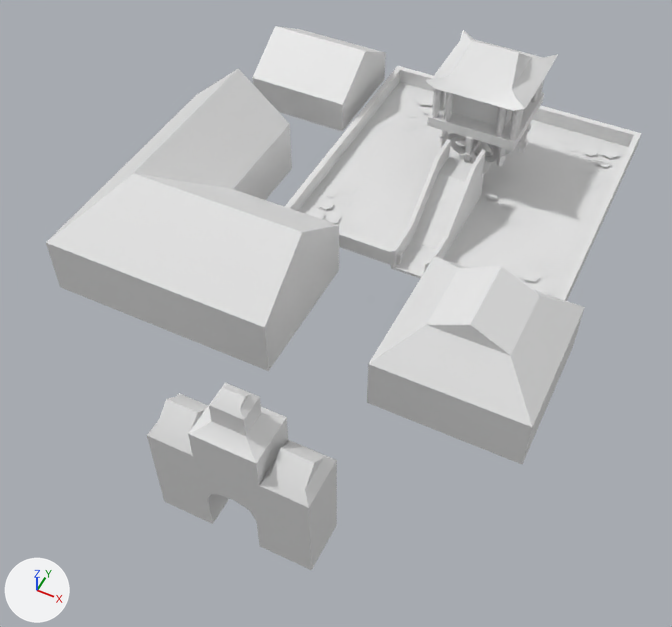
A saved change to the FBX model Assets/Assets/Environments/Meshes/Buildings/SM_Building_OnePillarPagoda.fbx.
Camera for both pictures: a 50 mm camera at (26.1, -71.5, 77.8) aimed at (-4.4, -10.4, 1.5). Every picture has the same lights, and +X, +Y and +Z are marked at lower left. The first picture is the older version. Where no turn or scale is listed for an object, it has been applied to the vertices.

Names of what the first picture shows: 'SM_Building_OnePillarPagoda'.
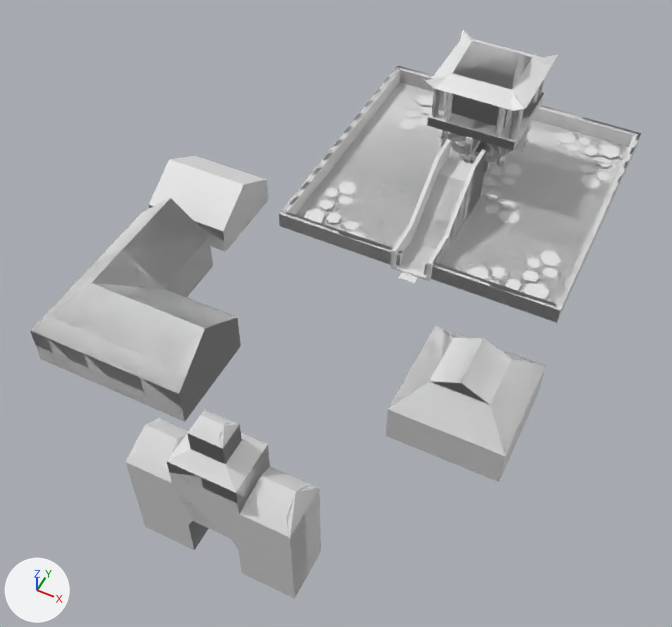
Commit message: Update One Pillar pagoda

Edits to the bpy script that builds the scene:
```text
Change me_plane:
    used by ob_sm_building_onepillarpagoda; location = (0.0, 0.0, 0.0)
    remove me_plane.from_pydata(...)  # 970 vertices, 621 faces; spans x -35.1..20.2, y -37.7..35.6, z -0.5..18.4
    add me_plane.from_pydata(...)  # 287 vertices, 181 faces; spans x -31.4..18.8, y -40.7..35.6, z -0.5..18.4
    me_plane part 1: the loose piece of 14 vertices spanning x 3.4..20.2, y -18.8..-2.0, z 0.0..12.3 is scaled about its middle by 0.718, then moved by (1.0, -4.9, -2.2)
    me_plane part 2: the loose piece of 10 vertices spanning x -32.8..-19.0, y 20.8..34.5, z 0.0..8.5 is scaled about its middle by 0.754, then moved by (-0.3, -28.9, -0.9)
    me_plane part 3: the loose piece of 82 vertices spanning x -9.1..6.8, y -37.7..-32.6, z -0.5..18.4 is rebuilt with 42 vertices and now spans x -9.2..6.7, y -40.7..-35.6, z -0.5..18.4
    me_plane part 4: a new loose piece of 20 vertices spanning x -30.4..-12.1, y -29.3..-8.9, z 0.0..8.7, in mat_m_building_monument (its picture is missing)
    me_plane part 5
    145 vertices are removed from x -35.1..6.1, y -19.8..35.6, z 0.0..14.8
    181 faces are deleted
    2 vertices move from x -2.5..2.5, y 0.0, z 2.9 to x -2.5..2.5, y 0.6, z 2.9
    8 vertices are added at x -2.5..2.5, y -1.0..1.0, z 0.0..0.3
    30 new faces join them
    other edits to the shape of me_plane do not show in these pictures
Add me_cube_003:
    me_cube_003.from_pydata(...)  # 970 vertices, 621 faces; spans x -31.4..18.8, y -40.7..35.6, z -0.5..18.4
    me_cube_003.materials.append(mat_m_building_monument)  # its picture is missing
Add ob_sm_building_onepillarpagoda_lod0:
    ob_sm_building_onepillarpagoda_lod0 = bpy.data.objects.new('SM_Building_OnePillarPagoda_LOD0', me_cube_003)
    ob_sm_building_onepillarpagoda_lod0.location = (0.0, 0.0, 0.0)
```

Pixel boxes [x1, y1, x2, y2] of what changed, in the pictures (672 x 627 px; the box of a moved part takes in the faces that stretch with it):
'SM_Building_OnePillarPagoda', reshaped: before [46, 26, 641, 570]; after [30, 39, 640, 594]
'SM_Building_OnePillarPagoda_LOD0', added: after [30, 30, 641, 599]
part 1 of me_plane, moved or reshaped: before [367, 256, 585, 464]; after [386, 328, 545, 481]
part 2 of me_plane, moved or reshaped: before [252, 26, 386, 132]; after [223, 180, 268, 250]
part 3 of me_plane, rebuilt: before [147, 383, 337, 570]; after [126, 409, 321, 594]
part 4 of me_plane, added: after [30, 200, 241, 422]
part 5 of me_plane, cut back: before [46, 30, 641, 371]; after [399, 39, 640, 303]
